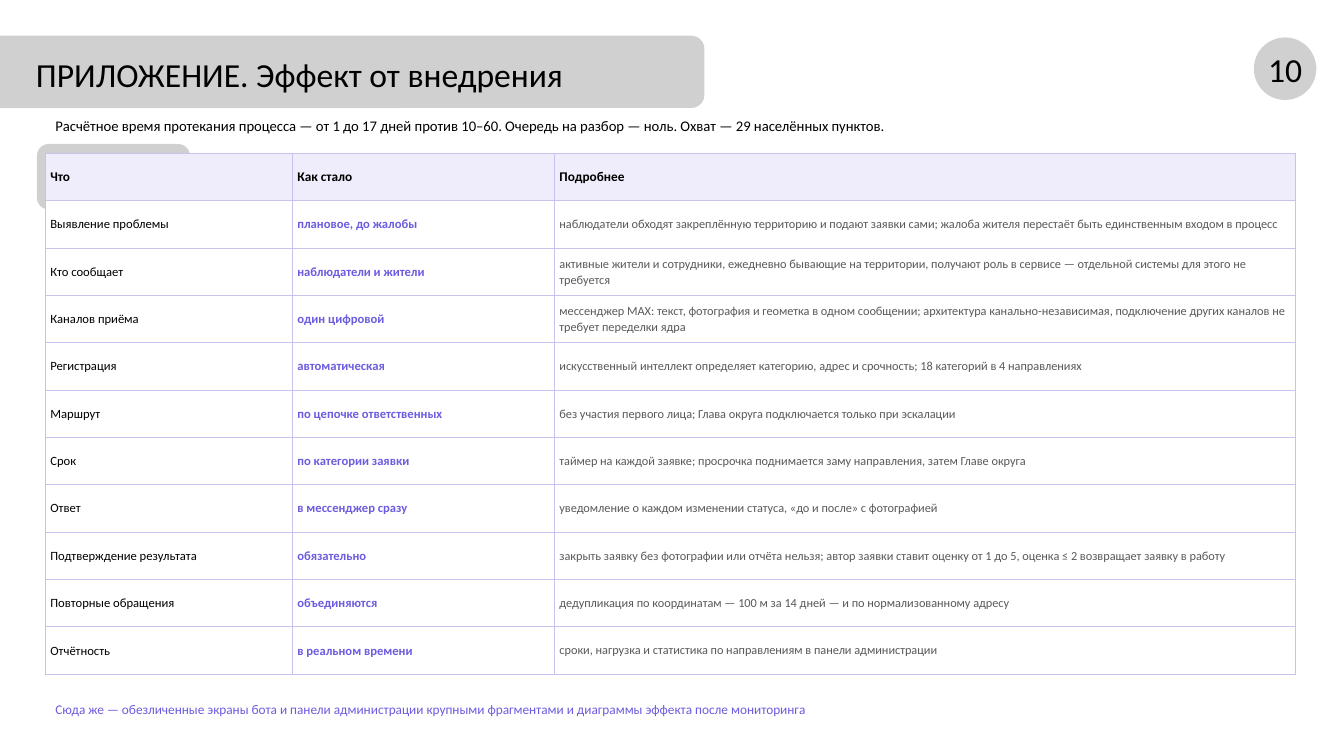
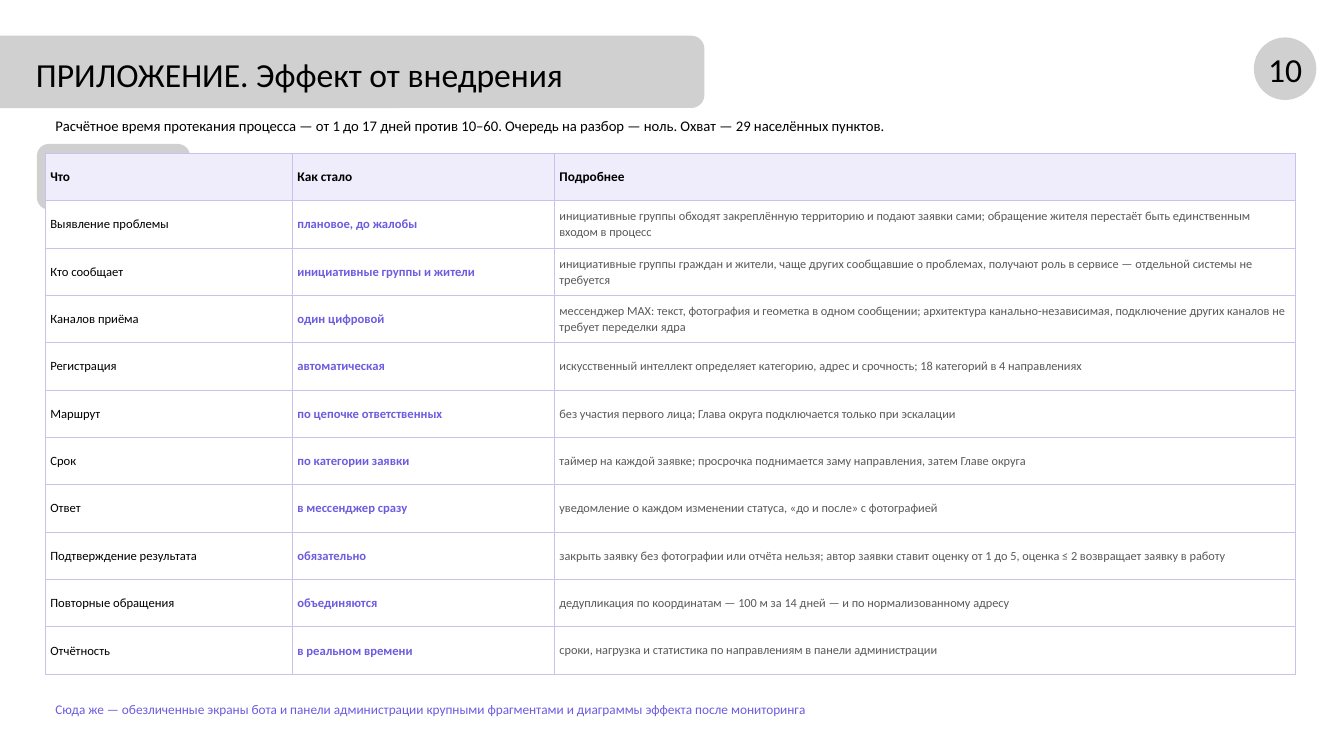
Before and after one commit to NiceGenn/Team-28-progress, a slide deck: slide 11 of файлы/prezentaciya-chernovik.pptx. Drawn at 1344x756 pixels with LibreOffice and Linux fonts; fonts in the diff are those of the drawing; grey boxes stand for pictures. Boxes give left, top, right and bottom in pixels: in the first picture for what was removed or moved away, otherwise in the second. Text is boxed around its words. In the diff, an @@ line names an element or a change of style, - is before the commit and + after.

```diff
--- a/файлы/prezentaciya-chernovik.pptx
+++ b/файлы/prezentaciya-chernovik.pptx
@@ table at [45, 153, 1296, 675] @@
-row 2, column 3: наблюдатели обходят закреплённую территорию и подают заявки сами; жалоба жителя перестаёт быть единственным входом в процесс
+row 2, column 3: инициативные группы обходят закреплённую территорию и подают заявки сами; обращение жителя перестаёт быть единственным входом в процесс
-row 3, column 2: наблюдатели и жители
+row 3, column 2: инициативные группы и жители
-row 3, column 3: активные жители и сотрудники, ежедневно бывающие на территории, получают роль в сервисе — отдельной системы для этого не требуется
+row 3, column 3: инициативные группы граждан и жители, чаще других сообщавшие о проблемах, получают роль в сервисе — отдельной системы не требуется
```
Also in this commit, not shown: 8 other slides changed, 19 other files.
